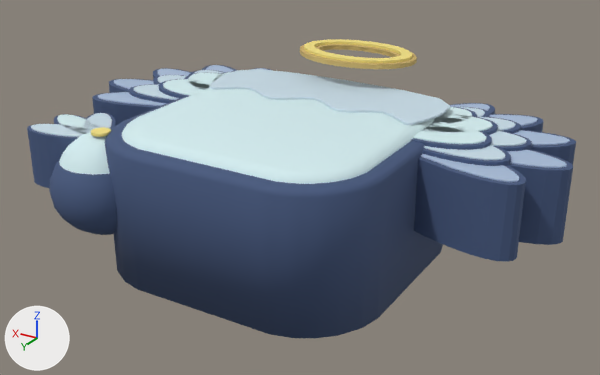
Before and after pictures for a commit that changed the FBX model assets/skins/roblox/corpo/individual/body_anjo.fbx.
One viewpoint serves both versions: a camera (50 mm lens) standing at (-5.71, 9.08, 4.55) and looking at (-0.14, -0.22, -0.1). Every picture has the same lights, and +X, +Y and +Z are marked at lower left. The picture after the commit comes second. Where no turn or scale is listed for an object, it has been applied to the vertices.

Objects in the first picture: 'body_anjo_corpo', 'body_anjo_corpo_neon', 'body_anjo_mao'.
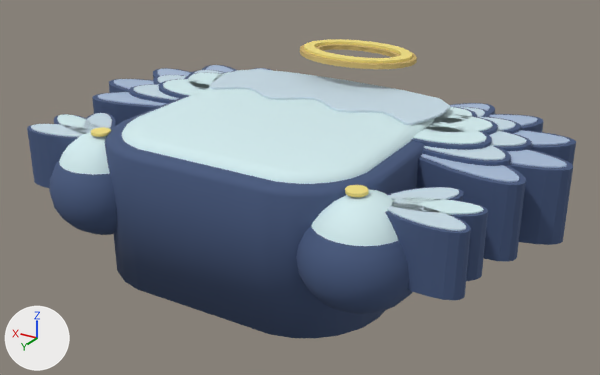
Where the change shows, as pixel boxes (x1, y1, x2, y2) in the pictures (600 x 375 px):
```json
{"object": "body_anjo_mao_esq", "change": "added", "after": [296, 185, 488, 314]}
```

Edits to the scene script, one JSON object a line:
```json
{"op": "add", "block": "me_body_anjo_mao_esq_002", "code": ["me_body_anjo_mao_esq_002 = bpy.data.meshes.new('body_anjo_mao_esq.002')", "me_body_anjo_mao_esq_002.from_pydata(...)  # 768 vertices, 1500 faces; spans x -1.29..0.75, y -0.9..0.75, z -0.77..0.7", "me_body_anjo_mao_esq_002.materials.append(mat_corpo_palette)  # picture img_corpo_palette_png"]}
{"op": "add", "block": "ob_body_anjo_mao_esq", "code": ["ob_body_anjo_mao_esq = bpy.data.objects.new('body_anjo_mao_esq', me_body_anjo_mao_esq_002)", "ob_body_anjo_mao_esq.location = (-1.95, 1.45, 0.2)"]}
```
